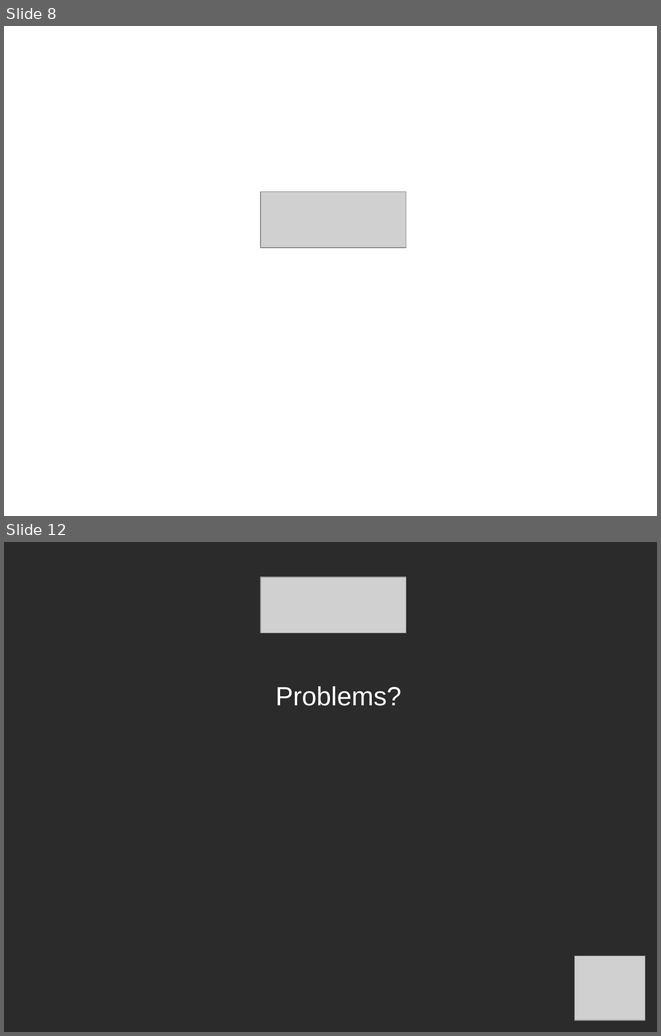
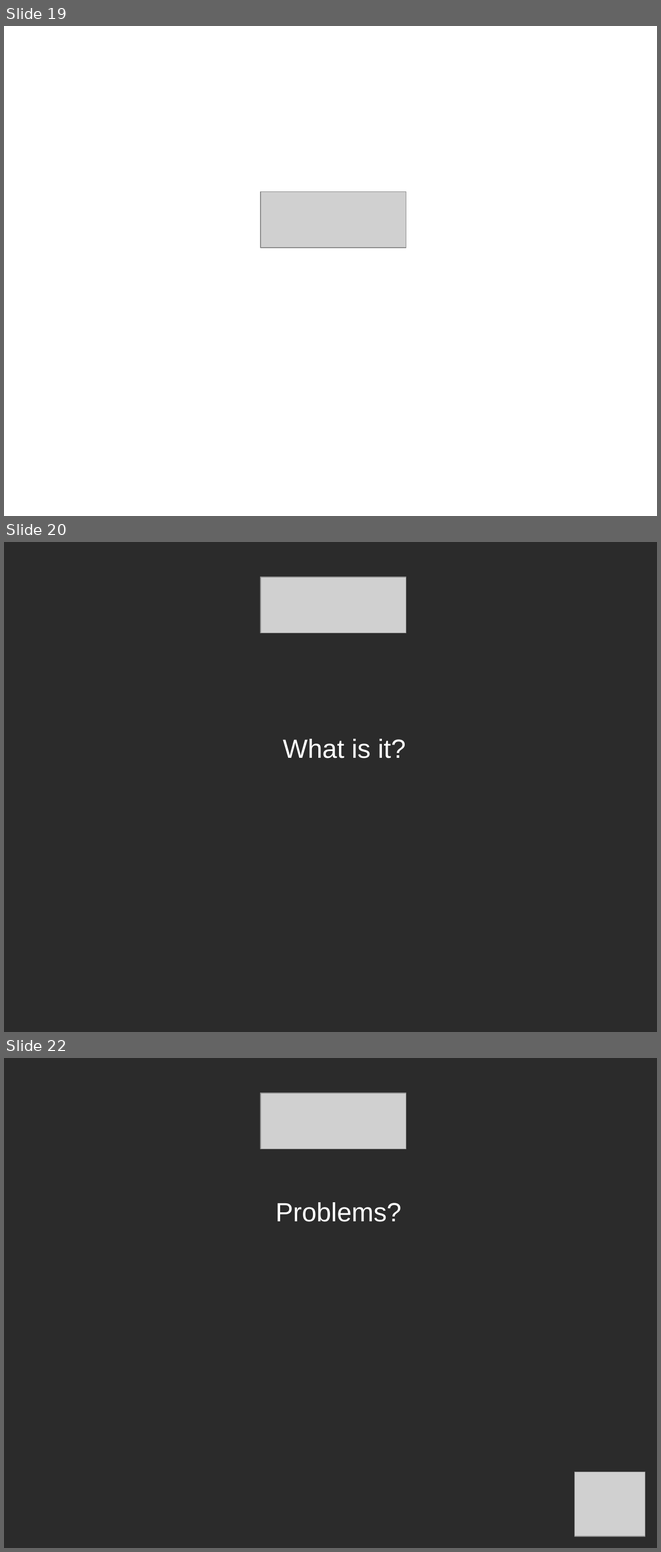
Before and after one commit to ruebot/SuperConference-2011---Cloud-computing, a slide deck: sc-2011-local-clouds.odp. Shown one above the other, each under a label of ours: slides 8 and 12 before the commit, slides 19, 20 and 22 after it; the slides between them are not shown. The pictures are 661x1036 and 661x1552 pixels, drawn with LibreOffice and Linux fonts; fonts in the diff are those of the drawing; grey boxes stand for pictures; background and template pictures are left out; a plain dark background stands for a picture behind light text. Boxes give left, top, right and bottom in pixels: in the first picture for what was removed or moved away, otherwise in the second. Text is boxed around its words. In the diff, an @@ line names an element or a change of style, - is before the commit and + after.

```diff
--- a/sc-2011-local-clouds.odp
+++ b/sc-2011-local-clouds.odp
@@ slide 20 added at [4, 542, 657, 1032], background picture (left out) @@
@@ picture added at [261, 577, 406, 633] @@
@@ text added at [283, 739, 405, 758], 32 pt, text #FFFFFF @@
+What is it?
@@ what was slide 8 is now slide 19 @@
@@ what was slide 12 is now slide 22 @@
```
Also in this commit, not shown: 2 other slides added, 2 slides removed.
